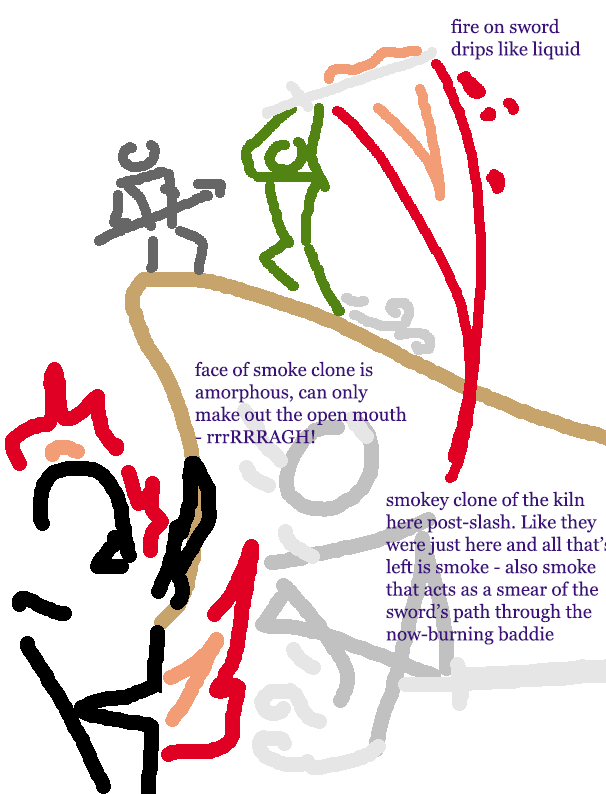
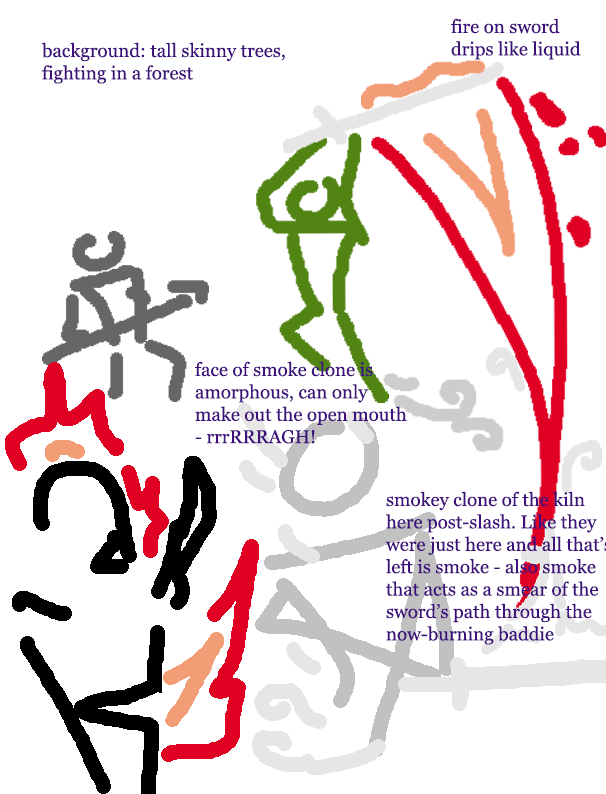
Layers edited between the first and the second 606 x 794 image:
added layer "background: tall skinny trees, fighting in a forest" in group "mockup 3" over [41, 42, 285, 84]
hid "Layer 7" (1st of 2, in "mockup 3") over [125, 272, 606, 630]
moved "Layer 20" above "Layer 18", painted on it over [324, 46, 606, 655]
moved "Layer 18" above "Layer 17", painted on it over [262, 47, 504, 153]
moved "Layer 17" above "Layer 19", painted on it over [241, 103, 389, 404]
moved "Layer 19" below "Layer 17", painted on it over [42, 140, 226, 402]
